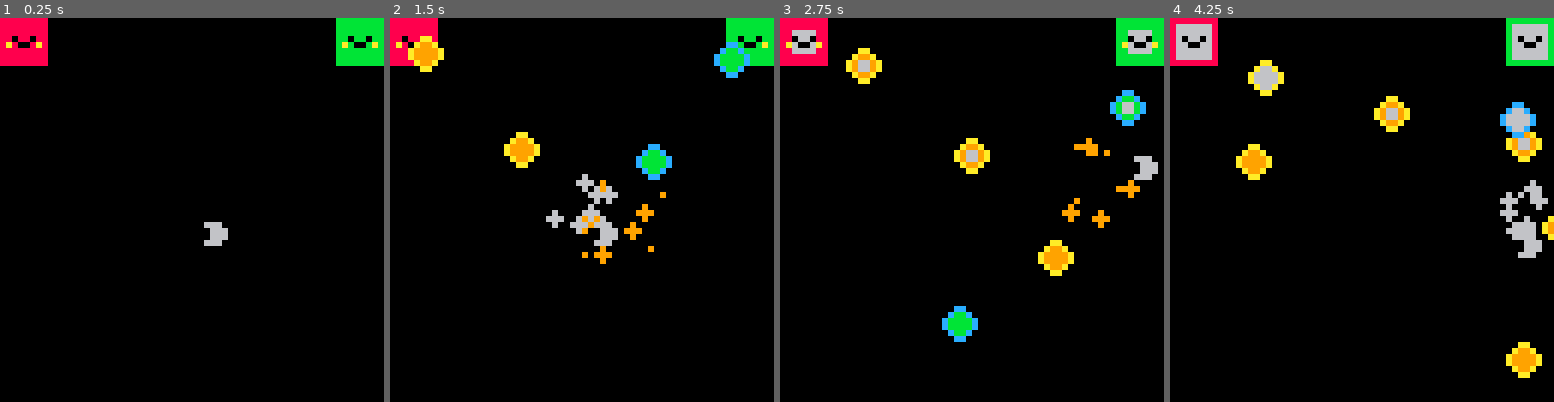
Above: before the commit, frames 1-4 (left to right).
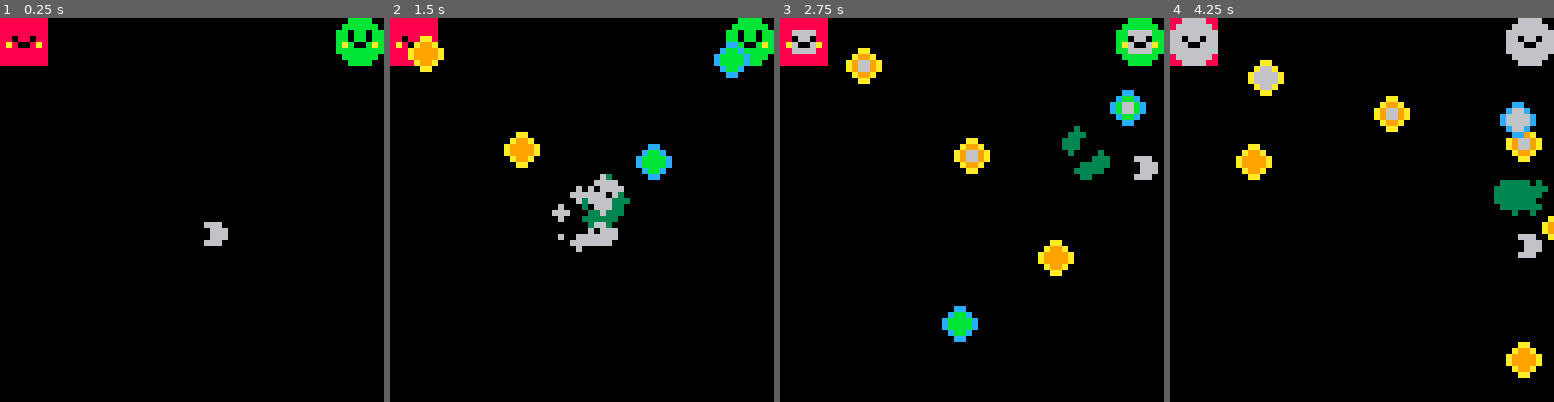
Above: after the commit, the same moments.

Repository: matheusmortatti/LOWREZJAM2020
Game: PICO-8 cartridge template.p8
Two runs of this game, one before a commit and one after it. Both use one fixed random seed, a clock stepped at 60 frames per second and the inputs below.
Inputs:
- Up to frame 1 (0.25 s): no input
- Up to frame 2 (1.5 s): tap X (X key) at 0.33, 1.07 s; tap O (Z key) at 0.7 s
- Up to frame 3 (2.75 s): hold Right 1.6-2.1 s; tap O (Z key) at 1.7, 2.1, 2.5 s; tap X (X key) at 1.85 s; hold Up 2.15-2.42 s; hold Right from 2.47 s (still down)
- Up to frame 4 (4.25 s): tap O (Z key) every 0.4 s from 2.9 to 4.1 s; tap X (X key) at 2.97, 4.08 s; release Right at 3.03 s; hold Left 3.08-3.58 s; hold Down 3.63-3.97 s; hold Right from 4.02 s (still down)

The runs differ from the first frame. In frame 1, 0.3% of the frame differs, in the area x 87-100%, y 0-13%; in frame 2, 2.5%, in the area x 40-100%, y 0-65%; in frame 3, 1.5%; in frame 4, 2.4%.

Commit message:
Update NPC formats

Diff:
--- a/template.p8
+++ b/template.p8
@@ -1031,19 +1031,27 @@
 end
 
 -------------------------------
--- entity: friendly bullet
+-- entity: friend bullet
 -------------------------------
 
 friendbullet=bullet:extend({
 			sprite=12
 })
 
+function friendbullet:explode()
+	for i=1,10 do
+		add_new_dust(self.pos.x+4,self.pos.y+4,
+			rnd(1)-1,rnd(1)-1,
+			10,rnd(3)+1,0.05,0.9,
+			{11,11,11,11,11,11,3,3,3,3,3,5,5,3,3,11,11,11,11,11,12,12,12,12})
+	end
+end
 __gfx__
-0000000000000000000000000000000088888888000000000000000066666666000000000000000000000000bbbbbbbb00000000000000000000000000000000
-000000000066660000000000000aa00088888888000000000666666066666666000000000000000000077000bbbbbbbb000cc000000000000000000000000000
-00700700060000600066600000a99a0088888888006666000666666066666666000000000006600000766700bbbbbbbb00cbbc00000000000000000000000000
-0007700006c00c60000666000a9999a088088088000660000606606066066066000660000066660007666670bb0bb0bb0cbbbbc0000000000000000000000000
-0007700006000060000666000a9999a08a8008a8006006000660066066600666000660000066660007666670bab00bab0cbbbbc0000000000000000000000000
-00700700060cc0600066600000a99a0088888888006666000666666066666666000000000006600000766700bbbbbbbb00cbbc00000000000000000000000000
-000000000066660000000000000aa00088888888000000000666666066666666000000000000000000077000bbbbbbbb000cc000000000000000000000000000
-0000000000000000000000000000000088888888000000000000000066666666000000000000000000000000bbbbbbbb00000000000000000000000000000000
+000000000000000000000000000000008888888800000000006666006666666600000000000000000000000000bbbb0000000000000000000000000000000000
+000000000066660000000000000aa000888888880000000006666660666666660000000000000000000770000bbbbbb0000cc000000000000000000000000000
+00700700060000600066600000a99a0088888888006666006666666666666666000000000006600000766700bb0bb0bb00cbbc00000000000000000000000000
+0007700006c00c60000666000a9999a088088088000660006606606666066066000660000066660007666670bb0bb0bb0cbbbbc0000000000000000000000000
+0007700006000060000666000a9999a08a8008a8006006006660066666600666000660000066660007666670bab00bab0cbbbbc0000000000000000000000000
+00700700060cc0600066600000a99a0088888888006666006666666666666666000000000006600000766700bbbbbbbb00cbbc00000000000000000000000000
+000000000066660000000000000aa000888888880000000006666660666666660000000000000000000770000bbbbbb0000cc000000000000000000000000000
+000000000000000000000000000000008888888800000000006666006666666600000000000000000000000000bbbb0000000000000000000000000000000000
